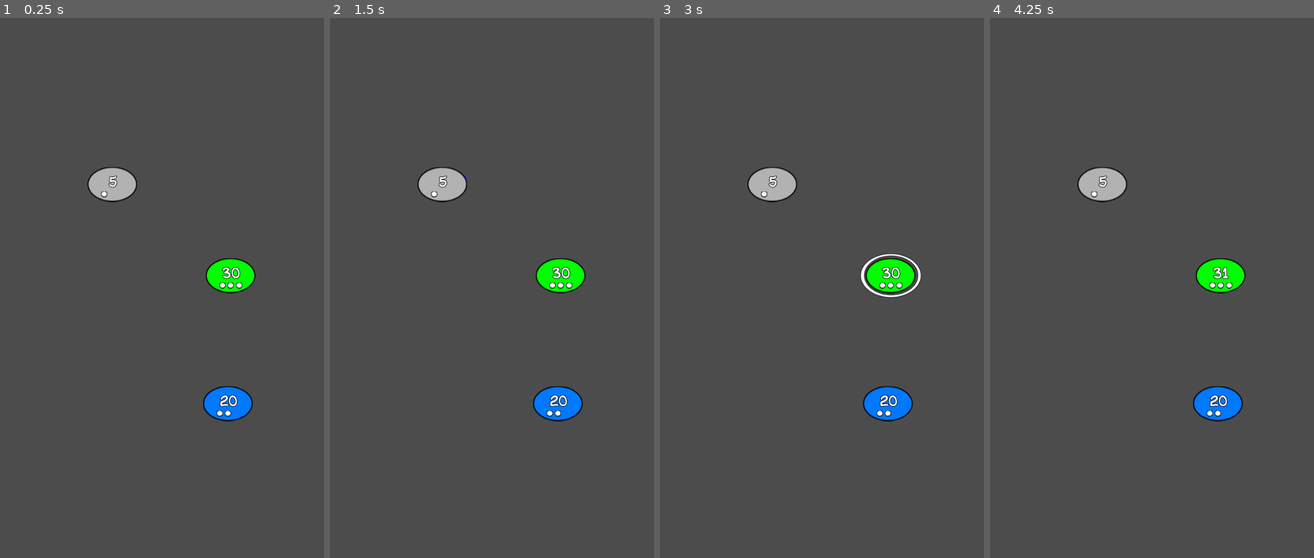
Above: before the commit, frames 1-4 (left to right).
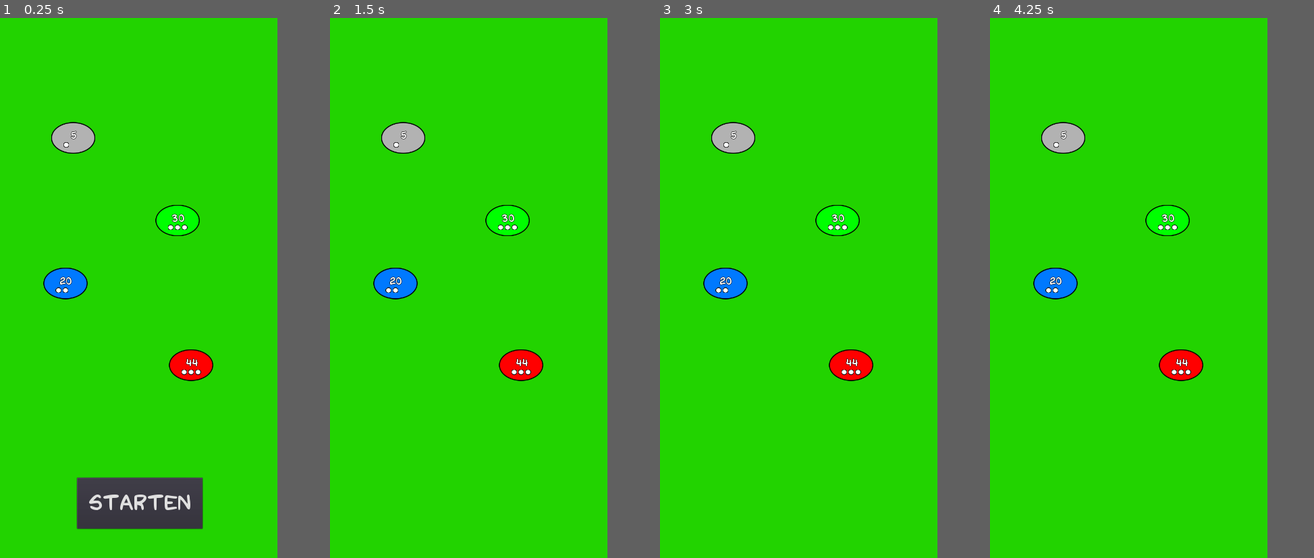
Above: after the commit, the same moments.

Repository: CrowdWare/CancerHealing
Game: Godot game, scene res://Level1.tscn
The game is run twice, just before and just after one commit, with the same random seed, the same clock (stepped at 60 frames per second) and the same inputs.
Inputs (mouse positions are in pixels of both pictures, inside the frame that each line leads up to):
- Up to frame 1 (0.25 s): no input
- Up to frame 2 (1.5 s): click (492, 504) at 0.5 s, where only the run after the commit has a clickable "Starten"; tap Enter at 1.25 s; drag from (443, 185) to (524, 169) at 1.27 s
- Up to frame 3 (3 s): drag from (886, 401) to (805, 396) at 2.02 s; tap Space at 2.75 s; move the mouse to (890, 277) at 2.77 s; click (890, 277) at 2.92 s
- Up to frame 4 (4.25 s): tap Enter at 3.5 s; drag from (1135, 396) to (1054, 207) at 3.52 s
In our replay, the window is 480x800 before the commit and 411x800 after it. These sizes can differ from the game's own. Grey fills any space a smaller window leaves; there, only what the larger window draws over its background counts as a difference.

The runs differ from the first frame. In frame 1, 82% of the frame differs, in the area x 0-86%, y 0-100%; in frame 2, 86%; in frame 3, 86%; in frame 4, 86%.

Commit message:
upd

Diff:
--- a/Cell.gd
+++ b/Cell.gd
@@ -3,7 +3,7 @@
 var dragging = false
 var orig
 var drag_pos
-var channels = []
+var channels = 0 setget setChannels
 
 onready var focus = $Focus
 onready var world = get_parent()
@@ -26,7 +26,13 @@
 
 func setCount(c):
 	count = c
-	$Count.text = str(count)
+	if count > 63:
+		$Count.text = "MAX"
+	else:
+		$Count.text = str(count)
+	refreshGates()
+
+func refreshGates():
 	$Gate1_close.visible = false
 	$Gate1_open.visible = false
 	$Gate2_close.visible = false
@@ -44,8 +50,31 @@
 		$Gate3_close.visible = true
 		$Gate3_open.visible = true
 
+	if channels > 0:
+		$Gate1_open.visible = false
+
+	if channels > 1:
+		$Gate2_open.visible = false
+
+	if channels > 2:
+		$Gate3_open.visible = false
+
+func setChannels(c):
+	channels = c
+	refreshGates()
+
 func getCount():
 	return count
+
+func hasOpenChannel():
+	var m = 0
+	if count > 0:
+		m = m + 1
+	if count > 9:
+		m = m + 1
+	if count > 29:
+		m = m + 1
+	return m - channels > 0
 
 func _mouse_enter():
 	var obj = world.getDragFrom()
@@ -58,8 +87,11 @@
 	world.setDragTo(null)
 
 func _input_event(_viewport, event, _shape_idx):
+	if not world.started:
+		return
+
 	if event is InputEventMouseButton:
-		if event.pressed:
+		if event.pressed and hasOpenChannel():
 			dragging = true
 			orig = get_global_mouse_position()
 			world.setDragFrom(self)
@@ -78,33 +110,9 @@
 func _process(_delta):
 	if Input.is_mouse_button_pressed(BUTTON_LEFT):
 		drag_pos = get_global_mouse_position()
+
 	update()
 
 func _draw():
 	if dragging:
-		draw_dashed_line(Vector2(0,0), Vector2(drag_pos.x - orig.x, drag_pos.y - orig.y), Color(0, 0, 255), 15, 15)
-
-
-func draw_dashed_line(from, to, color, width, dash_length = 5, cap_end = false, antialiased = false):
-	var length = (to - from).length()
-	var normal = (to - from).normalized()
-	var dash_step = normal * dash_length
-
-	if length < dash_length: #not long enough to dash
-		draw_line(from, to, color, width, antialiased)
-		return
-
-	else:
-		var draw_flag = true
-		var segment_start = from
-		var steps = length/dash_length
-		for _start_length in range(0, steps + 1):
-			var segment_end = segment_start + dash_step
-			if draw_flag:
-				draw_line(segment_start, segment_end, color, width, antialiased)
-
-			segment_start = segment_end
-			draw_flag = !draw_flag
-
-		if cap_end:
-			draw_line(segment_start, to, color, width, antialiased)
+		Global.draw_dashed_line(self, Vector2(0,0), Vector2(drag_pos.x - orig.x, drag_pos.y - orig.y), Color(0, 0, 255), 15, 15)
--- a/Cell.tscn
+++ b/Cell.tscn
@@ -22,8 +22,8 @@
 [sub_resource type="GDScript" id=2]
 
 [sub_resource type="CapsuleShape2D" id=3]
-radius = 32.0
-height = 26.0
+radius = 39.9999
+height = 40.0002
 
 [sub_resource type="DynamicFont" id=4]
 size = 28
@@ -31,6 +31,7 @@
 font_data = ExtResource( 6 )
 
 [node name="Cell" type="StaticBody2D"]
+z_index = 1
 input_pickable = true
 script = ExtResource( 3 )
 
@@ -51,7 +52,7 @@
 
 [node name="Count" type="Label" parent="."]
 margin_left = -45.0
-margin_top = -30.0
+margin_top = -34.0
 margin_right = 47.0
 margin_bottom = 23.0
 custom_colors/font_outline_modulate = Color( 0, 0, 0, 1 )
@@ -64,7 +65,7 @@
 }
 
 [node name="Gate1_close" type="Sprite" parent="."]
-position = Vector2( -15, 18 )
+position = Vector2( -18, 18 )
 texture = ExtResource( 4 )
 
 [node name="Gate2_close" type="Sprite" parent="."]
@@ -78,14 +79,14 @@
 
 [node name="Gate1_open" type="Sprite" parent="."]
 visible = false
-position = Vector2( -15, 18 )
+position = Vector2( -18, 18 )
 texture = ExtResource( 5 )
 
 [node name="Gate3_close" type="Sprite" parent="."]
-position = Vector2( 16, 18 )
+position = Vector2( 18, 18 )
 texture = ExtResource( 4 )
 
 [node name="Gate3_open" type="Sprite" parent="."]
 visible = false
-position = Vector2( 16, 18 )
+position = Vector2( 18, 18 )
 texture = ExtResource( 5 )
--- /dev/null
+++ b/Energy.gd
@@ -0,0 +1,3 @@
+extends KinematicBody2D
+
+var target
--- /dev/null
+++ b/Energy.tscn
@@ -0,0 +1,27 @@
+[gd_scene load_steps=6 format=2]
+
+[ext_resource path="res://energy_blue.png" type="Texture" id=1]
+[ext_resource path="res://energy_red.png" type="Texture" id=2]
+[ext_resource path="res://Energy.gd" type="Script" id=3]
+
+[sub_resource type="SpriteFrames" id=2]
+animations = [ {
+"frames": [ ExtResource( 1 ), ExtResource( 2 ) ],
+"loop": true,
+"name": "default",
+"speed": 5.0
+} ]
+
+[sub_resource type="CircleShape2D" id=1]
+radius = 24.5153
+
+[node name="Energy" type="KinematicBody2D"]
+z_index = 1
+script = ExtResource( 3 )
+
+[node name="Sprite" type="AnimatedSprite" parent="."]
+z_index = -1
+frames = SubResource( 2 )
+
+[node name="CollisionShape2D" type="CollisionShape2D" parent="."]
+shape = SubResource( 1 )
--- a/Level1.tscn
+++ b/Level1.tscn
@@ -1,21 +1,44 @@
-[gd_scene load_steps=3 format=2]
+[gd_scene load_steps=5 format=2]
 
 [ext_resource path="res://world.gd" type="Script" id=1]
 [ext_resource path="res://Cell.tscn" type="PackedScene" id=2]
+[ext_resource path="res://Redkost Comic.otf" type="DynamicFontData" id=3]
+
+[sub_resource type="DynamicFont" id=1]
+size = 58
+font_data = ExtResource( 3 )
 
 [node name="World" type="Area2D"]
 script = ExtResource( 1 )
 
 [node name="Cell1" parent="." instance=ExtResource( 2 )]
-position = Vector2( 208, 308 )
+position = Vector2( 190, 311 )
 count = 5
 
 [node name="Cell2" parent="." instance=ExtResource( 2 )]
-position = Vector2( 422, 714 )
+position = Vector2( 170, 688 )
 count = 20
 typ = 1
 
 [node name="Cell3" parent="." instance=ExtResource( 2 )]
-position = Vector2( 427, 477 )
+position = Vector2( 461, 525 )
 count = 30
 typ = 2
+
+[node name="Cell" parent="." instance=ExtResource( 2 )]
+position = Vector2( 496, 900 )
+count = 44
+typ = 3
+
+[node name="StartButton" type="Button" parent="."]
+margin_left = 200.0
+margin_top = 1192.0
+margin_right = 526.0
+margin_bottom = 1324.0
+custom_fonts/font = SubResource( 1 )
+text = "Starten"
+__meta__ = {
+"_edit_use_anchors_": false
+}
+
+[connection signal="pressed" from="StartButton" to="." method="_on_Button_pressed"]
--- /dev/null
+++ b/global.gd
@@ -0,0 +1,25 @@
+extends Node
+
+func draw_dashed_line(obj, from, to, color, width, dash_length = 5, cap_end = false, antialiased = false):
+	var length = (to - from).length()
+	var normal = (to - from).normalized()
+	var dash_step = normal * dash_length
+
+	if length < dash_length: #not long enough to dash
+		obj.draw_line(from, to, color, width, antialiased)
+		return
+
+	else:
+		var draw_flag = true
+		var segment_start = from
+		var steps = length/dash_length
+		for _start_length in range(0, steps + 1):
+			var segment_end = segment_start + dash_step
+			if draw_flag:
+				obj.draw_line(segment_start, segment_end, color, width, antialiased)
+
+			segment_start = segment_end
+			draw_flag = !draw_flag
+
+		if cap_end:
+			obj.draw_line(segment_start, to, color, width, antialiased)
--- /dev/null
+++ b/icon.svg
@@ -0,0 +1,92 @@
+<?xml version="1.0" encoding="UTF-8" standalone="no"?>
+<!-- Created with Inkscape (http://www.inkscape.org/) -->
+
+<svg
+   width="64"
+   height="64"
+   viewBox="0 0 64 64"
+   version="1.1"
+   id="svg5"
+   inkscape:version="1.1.1 (3bf5ae0, 2021-09-20)"
+   sodipodi:docname="icon.svg"
+   xmlns:inkscape="http://www.inkscape.org/namespaces/inkscape"
+   xmlns:sodipodi="http://sodipodi.sourceforge.net/DTD/sodipodi-0.dtd"
+   xmlns="http://www.w3.org/2000/svg"
+   xmlns:svg="http://www.w3.org/2000/svg">
+  <sodipodi:namedview
+     id="namedview7"
+     pagecolor="#ffffff"
+     bordercolor="#666666"
+     borderopacity="1.0"
+     inkscape:pageshadow="2"
+     inkscape:pageopacity="0.0"
+     inkscape:pagecheckerboard="0"
+     inkscape:document-units="px"
+     showgrid="false"
+     inkscape:zoom="11.920445"
+     inkscape:cx="33.933296"
+     inkscape:cy="31.66828"
+     inkscape:window-width="1848"
+     inkscape:window-height="1016"
+     inkscape:window-x="72"
+     inkscape:window-y="27"
+     inkscape:window-maximized="1"
+     inkscape:current-layer="layer1" />
+  <defs
+     id="defs2" />
+  <g
+     inkscape:label="Ebene 1"
+     inkscape:groupmode="layer"
+     id="layer1">
+    <rect
+       style="fill:#b3b3b3;stroke-width:2"
+       id="rect880"
+       width="64.121796"
+       height="63.842705"
+       x="0.053257842"
+       y="0.12068073"
+       inkscape:export-filename="/home/art/SourceCode/First2D/icon.png"
+       inkscape:export-xdpi="96.3862"
+       inkscape:export-ydpi="96.3862" />
+    <ellipse
+       style="fill:#0000ff;stroke-width:0.793;stroke:#000000;stroke-opacity:1;stroke-miterlimit:4;stroke-dasharray:none"
+       id="path904"
+       cx="32.353462"
+       cy="30.961977"
+       rx="24.83379"
+       ry="19.827206" />
+    <text
+       xml:space="preserve"
+       style="font-style:normal;font-weight:normal;font-size:18.978px;line-height:1.25;font-family:sans-serif;fill:#000000;fill-opacity:1;stroke:#000000;stroke-width:0.274;stroke-opacity:1;stroke-miterlimit:4;stroke-dasharray:none"
+       x="18.226902"
+       y="34.757519"
+       id="text2220"><tspan
+         sodipodi:role="line"
+         id="tspan2218"
+         x="18.226902"
+         y="34.757519"
+         style="font-style:normal;font-variant:normal;font-weight:bold;font-stretch:normal;font-family:sans-serif;-inkscape-font-specification:'sans-serif Bold';fill:#ffffff;stroke-width:0.274;stroke:#000000;stroke-opacity:1;stroke-miterlimit:4;stroke-dasharray:none">64</tspan></text>
+    <ellipse
+       style="fill:#ffffff;stroke:#000000;stroke-width:0.3;stroke-miterlimit:4;stroke-dasharray:none;stroke-opacity:1"
+       id="path7310"
+       cx="31.856867"
+       cy="43.607632"
+       rx="2.0655961"
+       ry="1.9568999" />
+    <ellipse
+       style="fill:#ffffff;stroke:#000000;stroke-width:0.3;stroke-miterlimit:4;stroke-dasharray:none;stroke-opacity:1"
+       id="path7310-3"
+       cx="38.06324"
+       cy="-43.737606"
+       rx="2.0655961"
+       ry="1.9568999"
+       transform="scale(1,-1)" />
+    <ellipse
+       style="fill:#ffffff;stroke:#000000;stroke-width:0.3;stroke-miterlimit:4;stroke-dasharray:none;stroke-opacity:1"
+       id="path7310-6"
+       cx="25.526299"
+       cy="43.266747"
+       rx="2.0655961"
+       ry="1.9568999" />
+  </g>
+</svg>
--- a/project.godot
+++ b/project.godot
@@ -12,14 +12,23 @@
 
 config/name="First2d"
 run/main_scene="res://Level1.tscn"
+boot_splash/image="res://splash.png"
+boot_splash/bg_color=Color( 0.137255, 0.831373, 0, 1 )
 config/icon="res://icon.png"
+
+[autoload]
+
+Global="*res://global.gd"
 
 [display]
 
-window/size/width=600
-window/size/height=1000
+window/size/width=720
+window/size/height=1400
 window/size/resizable=false
+window/size/test_width=720
+window/size/test_height=1000
 window/handheld/orientation="portrait"
+window/stretch/mode="2d"
 
 [physics]
 
@@ -27,4 +36,5 @@
 
 [rendering]
 
+environment/default_clear_color=Color( 0.137255, 0.831373, 0, 1 )
 environment/default_environment="res://default_env.tres"
--- /dev/null
+++ b/splash.svg
@@ -0,0 +1,63 @@
+<?xml version="1.0" encoding="UTF-8" standalone="no"?>
+<!-- Created with Inkscape (http://www.inkscape.org/) -->
+
+<svg
+   width="1080"
+   height="1920"
+   viewBox="0 0 1080 1920"
+   version="1.1"
+   id="svg5"
+   inkscape:version="1.1.1 (3bf5ae0, 2021-09-20)"
+   sodipodi:docname="splash.svg"
+   inkscape:export-filename="/home/art/SourceCode/First2D/splash.png"
+   inkscape:export-xdpi="96"
+   inkscape:export-ydpi="96"
+   xmlns:inkscape="http://www.inkscape.org/namespaces/inkscape"
+   xmlns:sodipodi="http://sodipodi.sourceforge.net/DTD/sodipodi-0.dtd"
+   xmlns="http://www.w3.org/2000/svg"
+   xmlns:svg="http://www.w3.org/2000/svg">
+  <sodipodi:namedview
+     id="namedview7"
+     pagecolor="#ffffff"
+     bordercolor="#666666"
+     borderopacity="1.0"
+     inkscape:pageshadow="2"
+     inkscape:pageopacity="0.0"
+     inkscape:pagecheckerboard="0"
+     inkscape:document-units="px"
+     showgrid="false"
+     inkscape:zoom="0.3640625"
+     inkscape:cx="652.36052"
+     inkscape:cy="927.03863"
+     inkscape:window-width="1848"
+     inkscape:window-height="1016"
+     inkscape:window-x="72"
+     inkscape:window-y="27"
+     inkscape:window-maximized="1"
+     inkscape:current-layer="layer1" />
+  <defs
+     id="defs2" />
+  <g
+     inkscape:label="Ebene 1"
+     inkscape:groupmode="layer"
+     id="layer1">
+    <rect
+       style="fill:#23d400;stroke:none;stroke-width:0.797745;fill-opacity:1"
+       id="rect880"
+       width="1079.2023"
+       height="1919.2023"
+       x="0.39887261"
+       y="0.39887261" />
+    <text
+       xml:space="preserve"
+       style="font-style:normal;font-weight:normal;font-size:107.735px;line-height:1.25;font-family:sans-serif;fill:#000000;fill-opacity:1;stroke:none;stroke-width:2.69337"
+       x="168.59279"
+       y="593.66772"
+       id="text2020"><tspan
+         sodipodi:role="line"
+         id="tspan2018"
+         x="168.59279"
+         y="593.66772"
+         style="font-style:normal;font-variant:normal;font-weight:bold;font-stretch:normal;font-family:sans-serif;-inkscape-font-specification:'sans-serif Bold';stroke-width:2.69337">Cancer Wars</tspan></text>
+  </g>
+</svg>
--- a/world.gd
+++ b/world.gd
@@ -2,7 +2,13 @@
 
 var drag_from = null
 var drag_to = null
+var lines = []
+var energies = []
+var started = false
+var startTime = 0
+var processedFrame = -1
 
+const SPEED = 150
 
 func _ready():
 	print("Hello world")
@@ -20,8 +26,57 @@
 	return drag_from
 
 func drop(from, to):
-	var fc = from.getCount()
-	var tc = to.getCount()
-	from.setCount(fc - 1)
-	to.setCount(tc + 1)
-	print(from, to)
+	var line = Line.new(from, to, Color(0, 0, 255))
+	from.channels = from.channels + 1
+	lines.append(line)
+	update()
+
+func _draw():
+	for line in lines:
+		Global.draw_dashed_line(self, line.from.position, line.to.position, line.color, 15, 15)
+
+func _on_Button_pressed():
+	$StartButton.visible = false
+	started = true
+	startTime = OS.get_unix_time()
+
+func _process(delta):
+	if not started:
+		return
+	var curTime = OS.get_unix_time()
+	var elapsed = curTime - startTime
+
+	# alle cellen schicken pro Sekunde eine neue energy los
+	if elapsed > processedFrame:
+		for line in lines:
+			var energy = load("res://Energy.tscn")
+			var obj = energy.instance()
+			obj.position = line.from.position
+			obj.target = line.to
+			add_child_below_node(line.from, obj)
+			energies.append(obj)
+
+		print(elapsed)
+		processedFrame = elapsed
+
+	#alle energien bewegen
+	for energy in energies:
+		var pos = energy.position.move_toward(energy.target.position, delta * SPEED)
+		# ziel erreicht, dann energy wieder löschen
+		if pos == energy.target.position:
+			energy.target.count = energy.target.count + 1
+			energies.erase(energy)
+			energy.queue_free()
+		else:
+			energy.position = pos
+
+
+class Line:
+	var from
+	var to
+	var color
+
+	func _init(f, t, c):
+		from = f
+		to = t
+		color = c
Binary file changed: blue.png
Binary file added: energy_blue.png
Not shown, added: energy_blue.png.import
Binary file added: energy_red.png
Not shown, added: energy_red.png.import
Binary file changed: focus.png
Binary file changed: gate_close.png
Binary file changed: gate_open.png
Binary file changed: gray.png
Binary file changed: green.png
Binary file changed: icon.png
Not shown, added: icon.svg.import
(and 4 more such lines)
